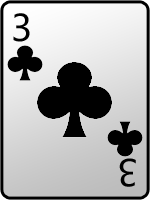
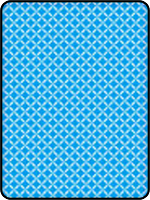
Two versions of the same layered image (150x200). Layer-by-layer changes:
added layer "图层 6" above "3" over bbox(0, 0, 150, 200)
